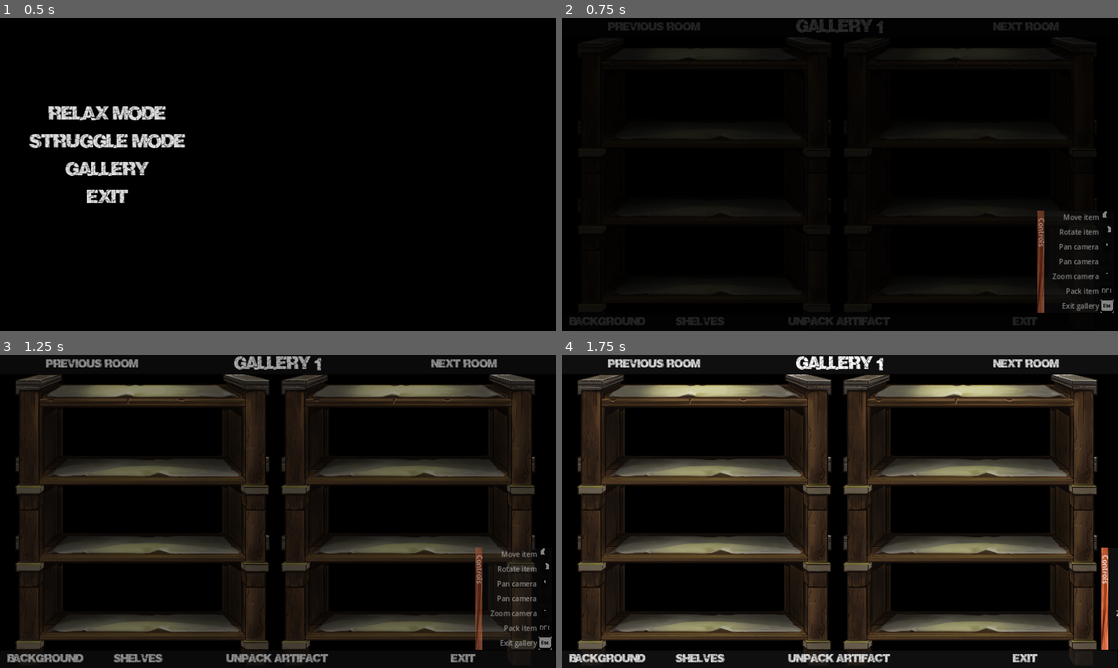
Above: before the commit, frames 1-4 (two rows, left to right).
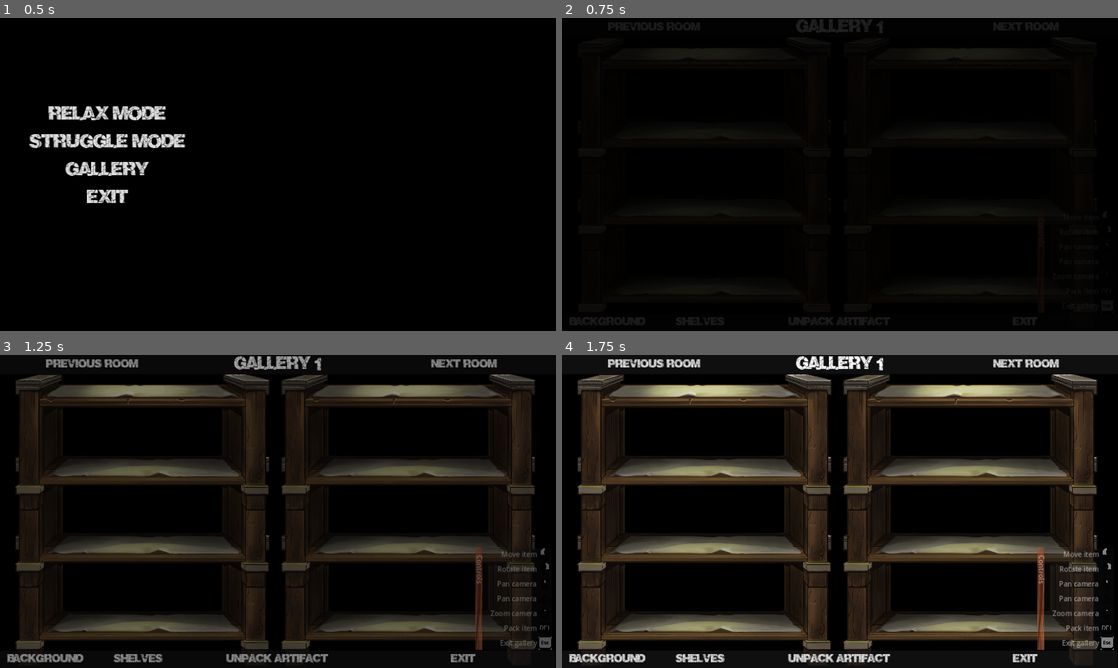
Above: after the commit, the same moments.

Repository: feyrkh/Exploratory
Game: Godot game, scene res://menu/main/TitleScreen.tscn
Two runs of this game, one before a commit and one after it. Both use one fixed random seed, a clock stepped at 60 frames per second and the inputs below. Sound files missing from this copy of the repository are replaced by a short silence.
Inputs:
- Up to frame 1 (0.5 s): no input
- Up to frame 2 (0.75 s): click "Gallery" at 0.5 s
- Up to frame 3 (1.25 s): no input
- Up to frame 4 (1.75 s): click "Controls" at 1.25 s

Frame 1 is identical in both runs. In frame 2, 1.0% of the frame differs, in the area x 85-100%, y 61-95%; in frame 3, 0.8%; in frame 4, 1.4%.

Commit message:
Auto save/restore for control hints position, fix release mode loading

Diff:
--- a/Global.gd
+++ b/Global.gd
@@ -39,6 +39,11 @@
 func _ready():
 	glue_material = get_glue_material(glue_color)
 	process_mode = Node.PROCESS_MODE_ALWAYS
+	setting_changed.connect(_on_setting_changed)
+
+func _on_setting_changed(setting, old_val, new_val):
+	match setting:
+		"control_hints_visible": control_hints_visible = new_val
 
 func change_scene(scene):
 	cleanup_all_items.emit()
@@ -81,6 +86,18 @@
 var game_mode:String
 var awaiting_first_click:bool = false
 var center_of_mass_indicator_size:float = 5
+
+var global_user_settings := SettingsFile.new("user://global.cfg", {
+	"control_hints_visible": true,
+})
+var control_hints_visible:bool = true:
+	get:
+		return global_user_settings.get_config("control_hints_visible", true)
+	set(val):
+		if val != global_user_settings.get_config("control_hints_visible", true):
+			control_hints_visible = val
+			global_user_settings.set_config("control_hints_visible", val)
+			global_user_settings.save_config()
 
 func get_save_data() -> Dictionary:
 	return {
--- a/control_hints/ControlHints.gd
+++ b/control_hints/ControlHints.gd
@@ -7,6 +7,8 @@
 
 func _ready():
 	_on_mouse_exited()
+	slide_toggled.connect(func():
+		Global.control_hints_visible = !slide_open_next)
 
 func set_hints(hint_data:Array):
 	hints_loaded = false
--- a/pottery/ArcheologyItem.gd
+++ b/pottery/ArcheologyItem.gd
@@ -118,7 +118,7 @@
 var _gallery_mode = false
 var gallery_id:String
 
-func get_save_data(image_save_data:Dictionary) -> Dictionary: # Dictionary[String, ImageBuilder.ImageSaveData]
+func get_save_data(image_save_data:Dictionary) -> Dictionary: # Dictionary[String, ItemBuilder.ImageSaveData]
 	var result := []
 	var img_save_data = []
 	var scar_save_data = []
@@ -128,7 +128,7 @@
 		if child is ItemPolygon2D:
 			var child_image_data = child.save_data
 			if !image_save_data.has(child_image_data):
-				image_save_data[child_image_data] = ImageBuilder.get_next_unique_id()
+				image_save_data[child_image_data] = ItemBuilder.get_next_unique_id()
 			img_save_data.append({
 				Fields.IMG_DATA: image_save_data[child_image_data],
 				Fields.POSITION: child.position,
@@ -157,7 +157,7 @@
 	return {"img":img_save_data, "scar":scar_save_data, "edge":edge_save_data, "glue":glue_save_data, "me":me_data}
 
 ## item_save = as returned from get_save_data
-## image_save_data = Dictionary[int (referenced from item_save[IMG_DATA]), Array[ImageBuilder.ImageSaveData]]
+## image_save_data = Dictionary[int (referenced from item_save[IMG_DATA]), Array[ItemBuilder.ImageSaveData]]
 ## rebuilt_textures = Dictionary[int (referenced from item_save[IMG_DATA]), Texture2D]
 ## image_save_data values may be either an array of ImageSaveData objects, or an inverted copy of the map
 ## 		populated by the parameter to ArcheologyItem.get_save_data()
@@ -238,7 +238,7 @@
 	apply_global_settings()
 
 func _ready():
-	Global.cleanup_all_items.connect(func():self.free())
+	Global.cleanup_all_items.connect(func():self.queue_free())
 	if !loading:
 		refresh_polygon()
 	if original_area == null:
--- a/pottery/CleaningTable.gd
+++ b/pottery/CleaningTable.gd
@@ -48,6 +48,9 @@
 	update_control_hints()
 	await(get_tree().process_frame)
 	find_child("ControlHints").slide_in(0.01)
+	await(get_tree().process_frame)
+	if !Global.control_hints_visible:
+		find_child("ControlHints").slide_out(0.01)
 
 	if settings.get("mode") == "continue":
 		fade_label.text = "Restoring..."
@@ -336,7 +339,7 @@
 	Global.rotate_click_mode()
 
 func _on_save_button_pressed():
-	var image_save_data := {} # ImageBuilder.ImageSaveData -> int index
+	var image_save_data := {} # ItemBuilder.ImageSaveData -> int index
 	var item_save_data = []
 	for item in $Pieces.get_children():
 		item_save_data.append(item.get_save_data(image_save_data))
--- a/pottery/CleaningTable.tscn
+++ b/pottery/CleaningTable.tscn
@@ -108,9 +108,9 @@
 
 [node name="ControlHints" parent="CanvasLayer" instance=ExtResource("11_oks8m")]
 offset_left = 1265.0
-offset_top = 526.0
+offset_top = 438.0
 offset_right = 160.0
-offset_bottom = -5.0
+offset_bottom = -93.0
 
 [node name="CursorArea" type="Area2D" parent="."]
 collision_layer = 0
--- a/pottery/GalleryRoom.gd
+++ b/pottery/GalleryRoom.gd
@@ -206,10 +206,13 @@
 	Global.delete_archeology_item.connect(item_deleted)
 	find_child("GalleryMenu").closed.connect(update_control_hints)
 	fade_rect.visible = true
-	load_gallery_room(0)
 	update_control_hints()
 	await(get_tree().process_frame)
 	find_child("ControlHints").slide_in(0.01)
+	await(get_tree().process_frame)
+	if !Global.control_hints_visible:
+		find_child("ControlHints").slide_out(0.01)
+	load_gallery_room(0)
 
 func item_deleted(item:ArcheologyItem):
 	gallery_items_unused.append(item.gallery_id)
@@ -330,7 +333,8 @@
 		dir.list_dir_begin()
 		var file_name = dir.get_next()
 		while file_name != "":
-			if !dir.current_is_dir() and (file_name.ends_with(".png") or file_name.ends_with(".jpg") or file_name.ends_with(".jpeg")):
+			if !dir.current_is_dir() and (file_name.ends_with(".png.import") or file_name.ends_with(".jpg.import") or file_name.ends_with(".jpeg.import")):
+				file_name = file_name.substr(0, file_name.length() - 7)
 				background_imgs.append("res://art/background/"+file_name)
 			file_name = dir.get_next()
 
--- a/pottery/ItemPolygon2D.gd
+++ b/pottery/ItemPolygon2D.gd
@@ -2,7 +2,7 @@
 class_name ItemPolygon2D
 
 #var bbox_poly:Polygon2D
-var save_data:Array #[ImageBuilder.ImageSaveData]
+var save_data:Array #[ItemBuilder.ImageSaveData]
 var bounding_box:Rect2:
 	get:
 		if bounding_box != null and bounding_box.size != Vector2.ZERO:
--- a/project.godot
+++ b/project.godot
@@ -20,8 +20,8 @@
 [autoload]
 
 Global="*res://Global.gd"
+AudioPlayerPool="*res://util/AudioPlayerPool.tscn"
 ItemBuilder="*res://util/ItemBuilder.gd"
-AudioPlayerPool="*res://util/AudioPlayerPool.tscn"
 
 [display]
 
--- a/util/ItemBuilder.gd
+++ b/util/ItemBuilder.gd
@@ -1,5 +1,4 @@
 extends Node
-class_name ImageBuilder
 
 ## Valid entries for the 'type' field of .cfg files
 const VALID_TYPES := ['icon', 'band', 'base']
@@ -307,7 +306,7 @@
 		return
 	item.type = data['type']
 	if item.type in IMAGE_TYPES:
-		var texture:Texture2D = load(dir_name+file_name_prefix+".png")
+		var texture:Texture2D = ResourceLoader.load(dir_name+file_name_prefix+".png", "Texture2D")
 		if !texture:
 			print("Found an item/deco config file, but it doesn't have a matching .png file, can't use this one!")
 			return
--- a/util/SlideInPanel.gd
+++ b/util/SlideInPanel.gd
@@ -1,5 +1,9 @@
 extends PanelContainer
 class_name SlideInPanel
+
+signal slide_shown()
+signal slide_hidden()
+signal slide_toggled()
 
 @export var slide_in_direction:Vector2 = Vector2.LEFT
 @export var slide_in_edge_buffer:float = 10
@@ -37,17 +41,21 @@
 	reset_tween()
 	tween.tween_property(self, "position", get_end_pos(), override_time if override_time != null else slide_time)
 	slide_open_next = false
+	slide_shown.emit()
 
 func slide_out(override_time=null):
 	reset_tween()
 	tween.tween_property(self, "position", start_pos, override_time if override_time != null else slide_time)
 	slide_open_next = true
+	slide_hidden.emit()
 
 func toggle_slide():
 	if slide_open_next:
 		slide_in()
+		slide_toggled.emit()
 	else:
 		slide_out()
+		slide_toggled.emit()
 
 func is_hidden():
 	return position.is_equal_approx(start_pos)
--- a/util/SlideInPanelHandle.gd
+++ b/util/SlideInPanelHandle.gd
@@ -17,7 +17,4 @@
 		mouse_exited.connect(func(): cur_parent.mouse_exited.emit())
 
 func toggle_parent_slide():
-	if attached_panel.slide_open_next:
-		attached_panel.slide_in()
-	else:
-		attached_panel.slide_out()
+	attached_panel.toggle_slide()
Not shown: 1 places in pottery/GalleryRoom.tscn that only renumber resources
